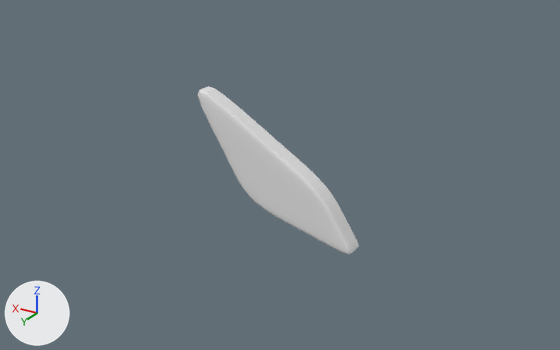
A saved change to the Blender file box.blend.
Both versions are drawn from a camera (50 mm lens) standing at (-748.0, 1269.0, 676.0) and looking at (9.0, 9.0, 46.0). The lights are fixed; the arrows at lower left show +X, +Y and +Z.

The older version as bpy lines, for what is in view:
```python
me_cube = bpy.data.meshes.new('Cube')
me_cube.from_pydata(...)  # 68 vertices, 66 faces; spans x -173.0..245.0, y -24.0..20.0, z -99.0..237.0
me_cube.materials.append(mat_material)  # white #e7e7e7
ob_cube = bpy.data.objects.new('Cube', me_cube)
ob_cube.location = (0.0, 0.0, 0.0)
_m = ob_cube.modifiers.new('Subdivision', 'SUBSURF')
```
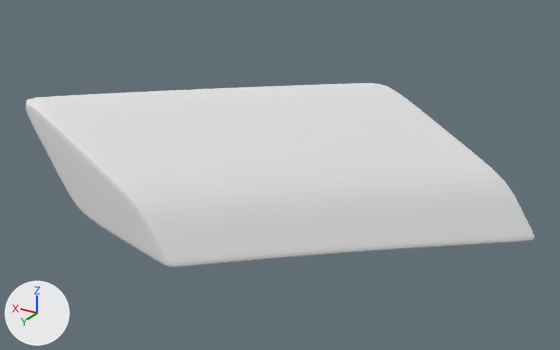
What differs and where, as boxes (x1, y1, x2, y2) in the pictures (560 x 350 px; the box of a moved part takes in the faces that stretch with it):
'Cube', reshaped (214% wider, 9% taller)
    before: (198, 86, 359, 254)
    after: (26, 83, 534, 267)
part 1 of me_cube, moved or reshaped
    before: (204, 86, 359, 249)
    after: (207, 83, 534, 252)
part 2 of me_cube, moved or reshaped
    before: (198, 88, 355, 254)
    after: (26, 89, 357, 267)

Edits to the bpy script that builds the scene:
```text
Change me_cube:
    where me_cube.from_pydata(...)  # 68 vertices, 66 faces; spans x -173.0..245.0, y -24.0..20.0, z -99.0..237.0
    used by ob_cube; location = (0.0, 0.0, 0.0)
    me_cube part 1: all 28 vertices in x -173.0..245.0, y -24.0..-21.0, z -99.0..237.0 are moved by (-306.0, -216.0, 0.0)
    me_cube part 2: all 28 vertices in x -173.0..245.0, y 12.0..20.0, z -99.0..237.0 are moved by (276.0, 227.0, 0.0)
```
